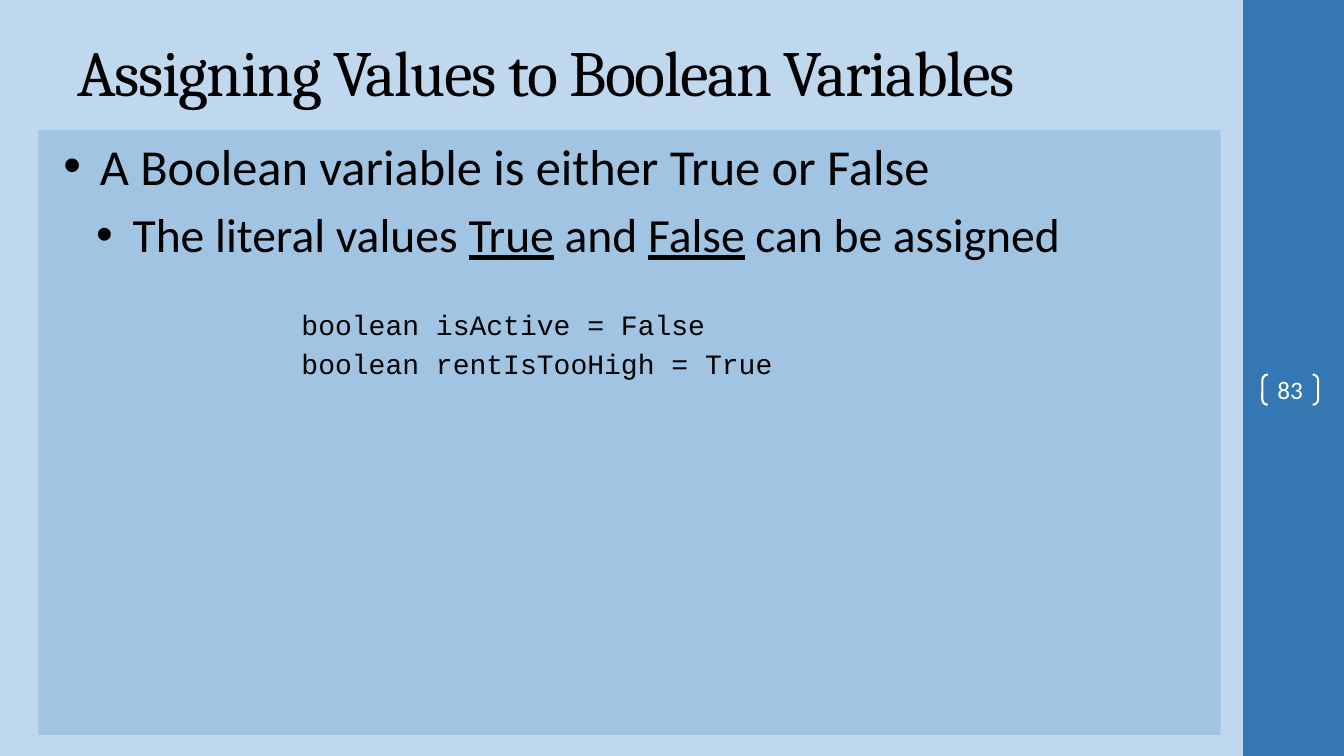
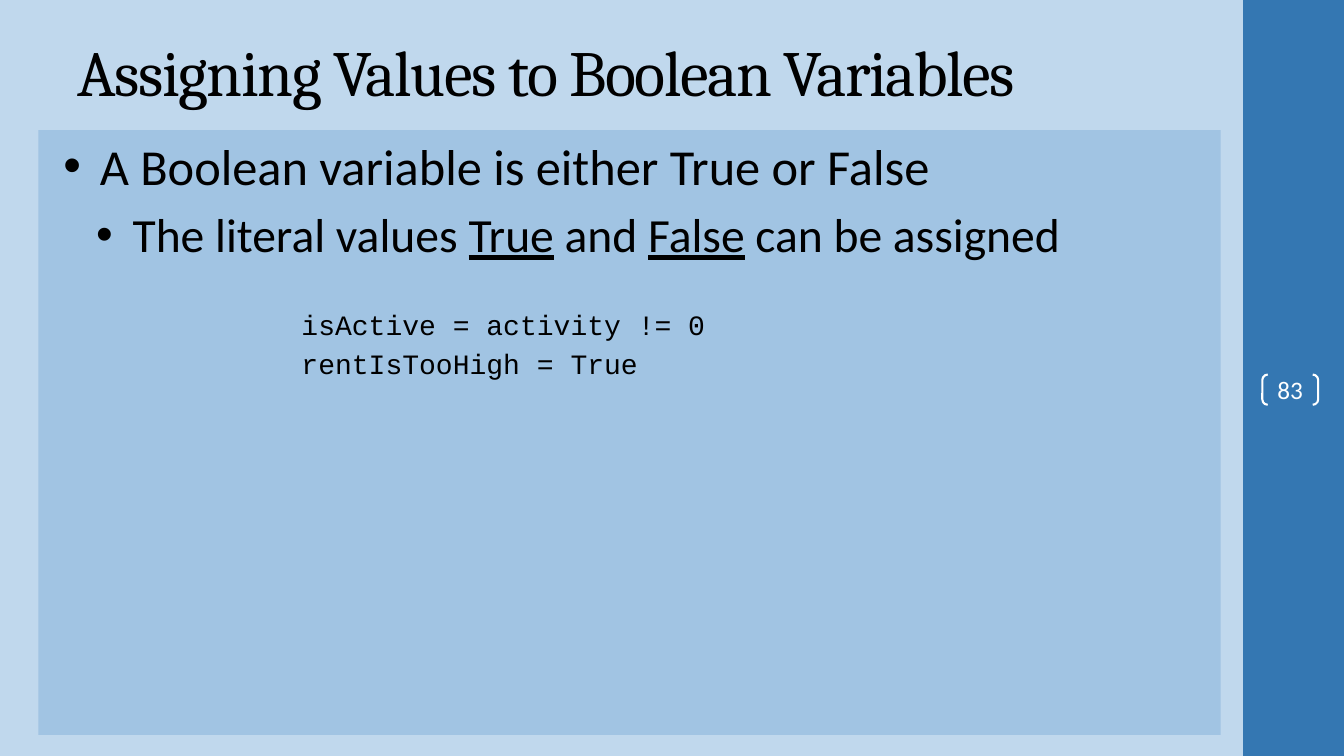
Before and after one commit to ProfSingletary/2023SpringNetworkScripting5Fridays, a slide deck: slide 83 of Day1.pptx. Drawn at 1344x756 pixels with LibreOffice and Linux fonts; fonts in the diff are those of the drawing; background and template pictures are left out. Boxes give left, top, right and bottom in pixels: in the first picture for what was removed or moved away, otherwise in the second. Text is boxed around its words. In the diff, an @@ line names an element or a change of style, - is before the commit and + after.

```diff
--- a/Day1.pptx
+++ b/Day1.pptx
@@ text at [301,315,705,380]: text changed @@
-boolean isActive = False
-boolean rentIsTooHigh = True
+isActive = activity != 0
+rentIsTooHigh = True
```
Also in this commit, not shown: 14 other slides changed, 2 other files.
